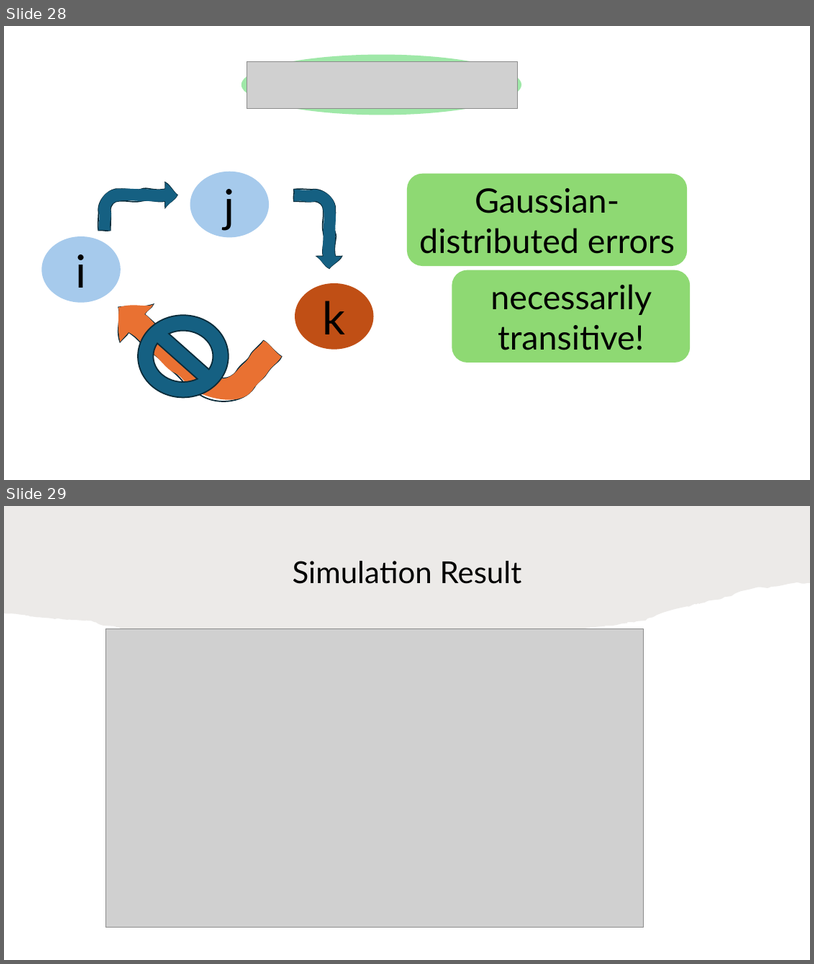
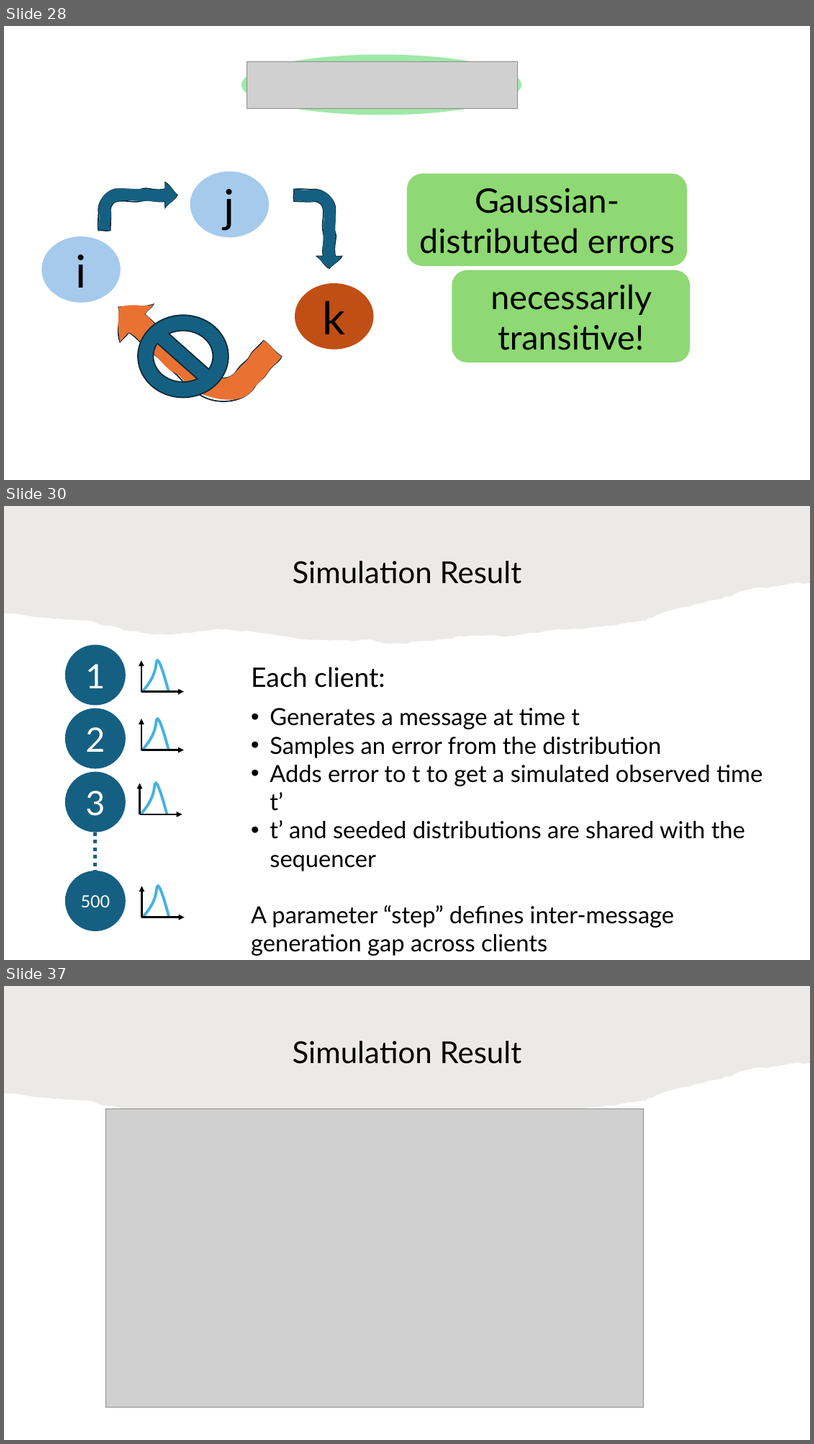
Before and after one commit to HaseebLUMS/Onyx-Presentation, a slide deck: tommy_hotnets_v2.pptx. Shown one above the other, each under a label of ours: slides 28 and 29 before the commit, slides 28, 30 and 37 after it; the slides between them are not shown. The pictures are 814x964 and 814x1444 pixels, drawn with LibreOffice and Linux fonts; fonts in the diff are those of the drawing; grey boxes stand for pictures. Boxes give left, top, right and bottom in pixels: in the first picture for what was removed or moved away, otherwise in the second. Text is boxed around its words. In the diff, an @@ line names an element or a change of style, - is before the commit and + after.

```diff
--- a/tommy_hotnets_v2.pptx
+++ b/tommy_hotnets_v2.pptx
@@ slide 30 added at (4, 506, 810, 960), background #FFFFFF @@
@@ freeform shape added at (4, 506, 810, 644), fill #82766A at 15% opacity @@
@@ title added at (293, 561, 522, 584), 36 pt, text #000000 @@
+Simulation Result
@@ ellipse added at (65, 644, 126, 705), fill #156082, 40 pt, text #FFFFFF @@
+1
@@ arrow added from (142, 692) to (142, 660), #000000 2.25 pt @@
@@ freeform shape added at (143, 660, 169, 692), outline #46B1E1 3.3 pt @@
@@ text added at (251, 667, 386, 687), 32 pt, text #000000 @@
+Each client:
@@ arrow added from (142, 692) to (184, 692), #000000 2.25 pt @@
@@ ellipse added at (65, 708, 126, 769), fill #156082, 40 pt, text #FFFFFF @@
+2
@@ arrow added from (142, 750) to (142, 718), #000000 2.25 pt @@
@@ freeform shape added at (143, 718, 169, 750), outline #46B1E1 3.3 pt @@
@@ text added at (251, 708, 763, 927), 28 pt, text #000000 @@
+• Generates a message at time t
+• Samples an error from the distribution
+• Adds error to t to get a simulated observed time t’
+• t’ and seeded distributions are shared with the sequencer
+A parameter “step” defines inter-message generation gap across clients
@@ arrow added from (142, 750) to (184, 750), #000000 2.25 pt @@
@@ ellipse added at (65, 772, 126, 832), fill #156082, 40 pt, text #FFFFFF @@
+3
@@ arrow added from (139, 814) to (139, 783), #000000 2.25 pt @@
@@ freeform shape added at (142, 783, 167, 815), outline #46B1E1 3.3 pt @@
@@ arrow added from (139, 814) to (183, 814), #000000 2.25 pt @@
@@ line added from (95, 832) to (95, 870), #156082 4.5 pt dashed @@
@@ ellipse added at (65, 870, 126, 931), fill #156082, 20 pt, text #FFFFFF @@
+500
@@ arrow added from (142, 917) to (142, 886), #000000 2.25 pt @@
@@ freeform shape added at (144, 886, 169, 917), outline #46B1E1 3.3 pt @@
@@ arrow added from (142, 917) to (184, 917), #000000 2.25 pt @@
@@ what was slide 29 is now slide 37 @@
```
Also in this commit, not shown: 1 slide changed, 6 other slides added.
